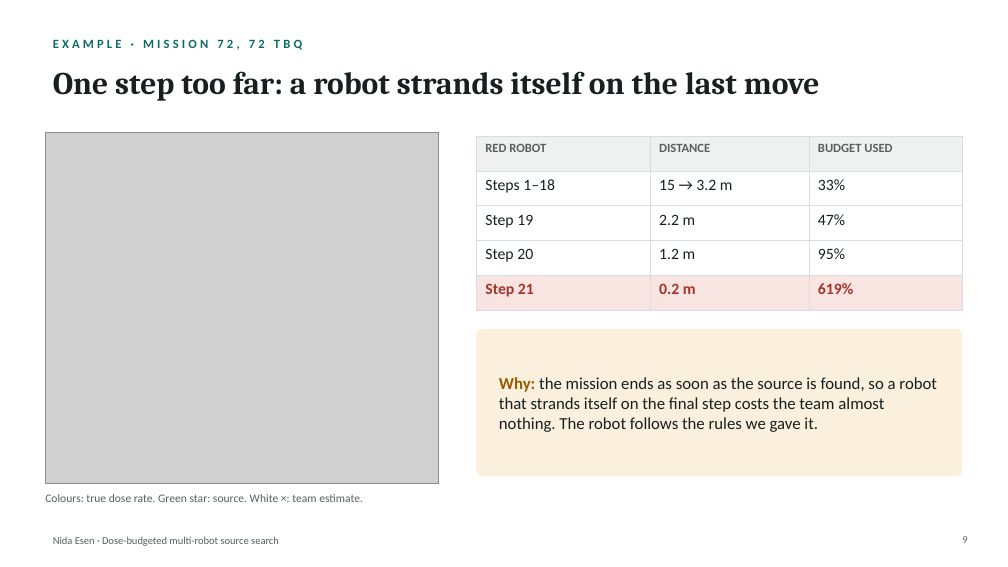
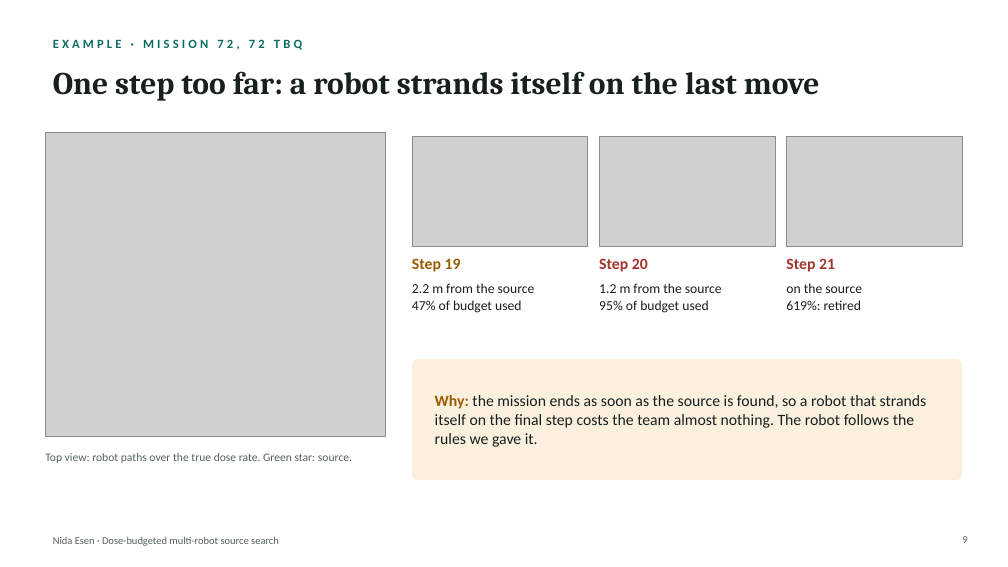
Before and after one commit to NidaEsenn/Dose-Budgeted-Multi-Agent-Reinforcement-Learning-for-Radioactive-Source-Search-, a slide deck: slide 9 of docs/progress_presentation_10.pptx. Drawn at 1008x567 pixels with LibreOffice and Linux fonts; fonts in the diff are those of the drawing; grey boxes stand for pictures. Boxes give left, top, right and bottom in pixels: in the first picture for what was removed or moved away, otherwise in the second. Text is boxed around its words. In the diff, an @@ line names an element or a change of style, - is before the commit and + after.

```diff
--- a/docs/progress_presentation_10.pptx
+++ b/docs/progress_presentation_10.pptx
@@ picture: place and size @@
-picture at (45, 132, 439, 483)
+picture at (45, 132, 386, 436)
@@ picture added at (412, 136, 588, 246) @@
@@ table removed at (476, 136, 963, 301), 5 rows, 3 columns @@
-RED ROBOT | DISTANCE | BUDGET USED
-Steps 1–18 | 15 → 3.2 m | 33%
-Step 19 | 2.2 m | 47%
-Step 20 | 1.2 m | 95%
-Step 21 | 0.2 m | 619%
@@ picture added at (600, 136, 776, 246) @@
@@ picture added at (786, 136, 963, 246) @@
@@ text added at (412, 258, 461, 272), 15 pt, text #9A5B00, bold @@
+Step 19
@@ text added at (599, 258, 648, 272), 15 pt, text #A3342B, bold @@
+Step 20
@@ text added at (786, 258, 835, 272), 15 pt, text #A3342B, bold @@
+Step 21
@@ text added at (412, 283, 535, 313), 13 pt, text #17201F @@
+2.2 m from the source
+47% of budget used
@@ text added at (599, 283, 722, 313), 13 pt, text #17201F @@
+1.2 m from the source
+95% of budget used
@@ text added at (786, 283, 862, 310), 13 pt, text #17201F @@
+on the source
+619%: retired
@@ rounded rectangle: place and size @@
-rounded rectangle at (476, 329, 963, 476)
+rounded rectangle at (412, 359, 963, 480)
@@ rounded rectangle at (412, 359, 963, 480): proportions changed @@
@@ text "Why: the mission ends as ...": place and size @@
-text "Why: the mission ends as ..." at (499, 377, 937, 432)
+text "Why: the mission ends as ..." at (435, 395, 927, 447)
@@ text "Why: the mission ends as ..." at (435, 395, 927, 447): size 16 to 15 pt @@
@@ text at (45, 453, 352, 463): text changed @@
-Colours: true dose rate. Green star: source. White ×: team estimate.
+Top view: robot paths over the true dose rate. Green star: source.
```
Also in this commit, not shown: 1 other slide changed, 15 other files.
